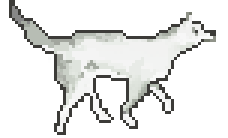
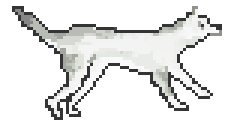
Layered file, before and after one edit (228x138). Changes by layer:
renamed "line" to "04line", moved it out of group "Group 2 copy 3", painted on it over [12, 6, 222, 120]
hid "02line" over [9, 0, 216, 135]
renamed "Color Balance 1 copy" to "04", moved it into group "Group 1" over [12, 6, 222, 123]
hid "02" over [9, 0, 216, 135]
